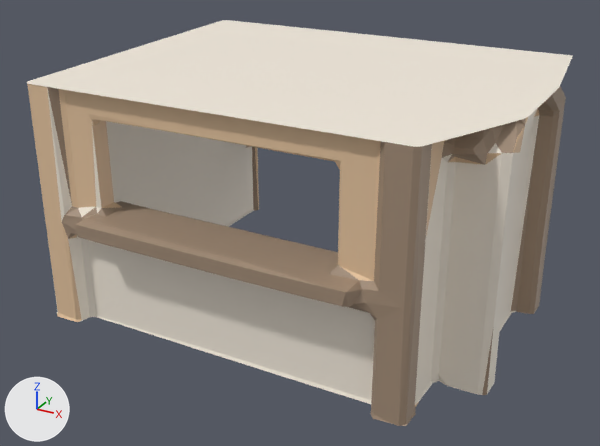
A saved change to the glTF model docs/univers/archipeo/batiments/modeles/5e-batiment-fournil-de-mie/etape-1.glb.
Both versions are drawn from a 50 mm camera at (0.749, -1.337, 0.812) aimed at (0.037, -0.041, 0.164). Lighting does not change. The marker at lower left points along +X, +Y and +Z. The picture after the commit comes second. Vertices at exactly the same position are counted once.

In view in the first picture: 'geometry_0'.
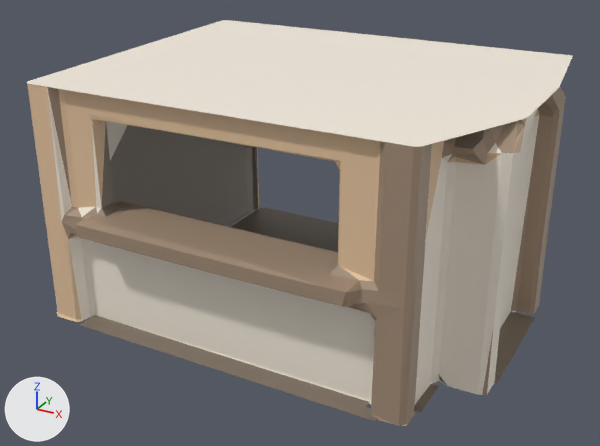
Where the change shows, as pixel boxes (x1, y1, x2, y2) in the pictures (600 x 446 px):
part 1 of me_geometry_0, added: after (80, 207, 377, 421)
part 2 of me_geometry_0, added (brown): after (494, 312, 535, 383)
part 3 of me_geometry_0, built on: (27, 84, 502, 426) in both
part 4 of me_geometry_0, recoloured: (102, 125, 484, 385) in both

The edits, one by one:
me_geometry_0 is used by ob_geometry_0; location (0.0, 0.0, 0.0).
me_geometry_0 had 777 vertices, 1242 faces and spanned x -0.383..0.469, y -0.362..0.353, z 0.0..0.457.
me_geometry_0 now has 866 vertices, 1456 faces and spans x -0.383..0.474, y -0.362..0.353, z 0.0..0.457.
me_geometry_0 part 1: a new loose piece of 53 vertices spanning x -0.276..0.335, y -0.341..0.325, z 0.003, in mat_defaultmaterial.
me_geometry_0 part 2: a new loose piece of 20 vertices spanning x 0.418..0.474, y -0.147..0.103, z 0.003, in mat_defaultmaterial.
Part 3, on me_geometry_0:
63 faces are deleted.
2 vertices move within x -0.283, y 0.297, z 0.0.
8 vertices are added at x 0.363, y -0.286..0.27, z 0.003.
8 new vertices lie (0.028, 0.0, 0.0) away from vertices in x 0.363, y -0.286..0.27, z 0.003.
211 new faces join them.
me_geometry_0 part 4: 337 kept faces spanning x -0.35..0.425, y -0.361..0.337, z 0.0..0.457 get new vertex colours; the middle colour goes from beige #a38d78 to brown #7c7062.
